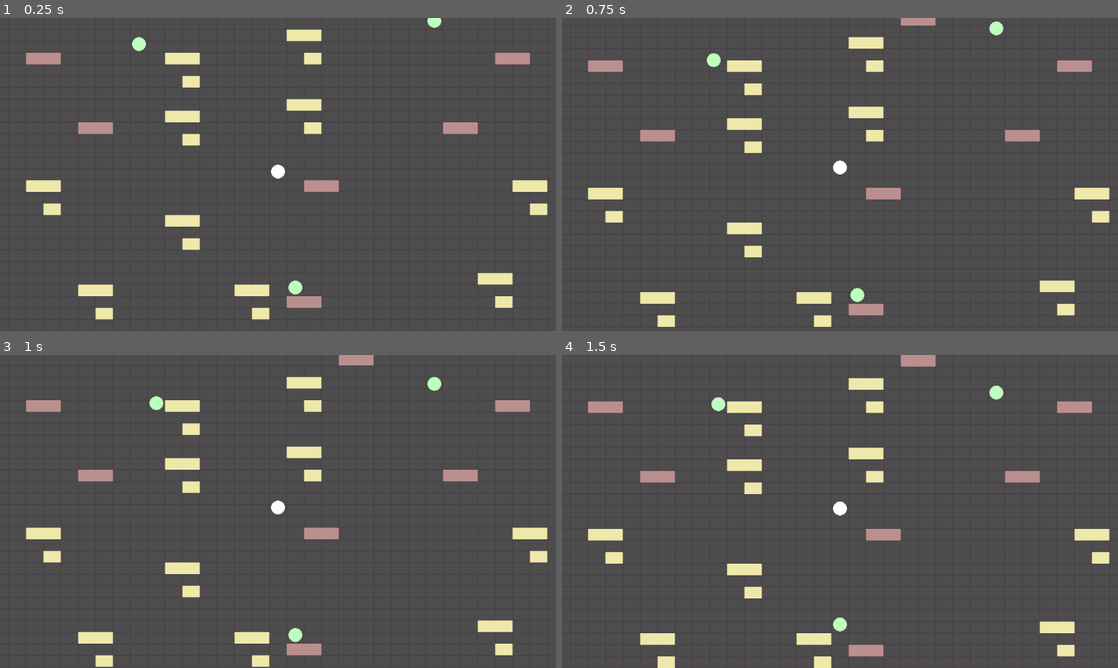
Above: before the commit, frames 1-4 (two rows, left to right).
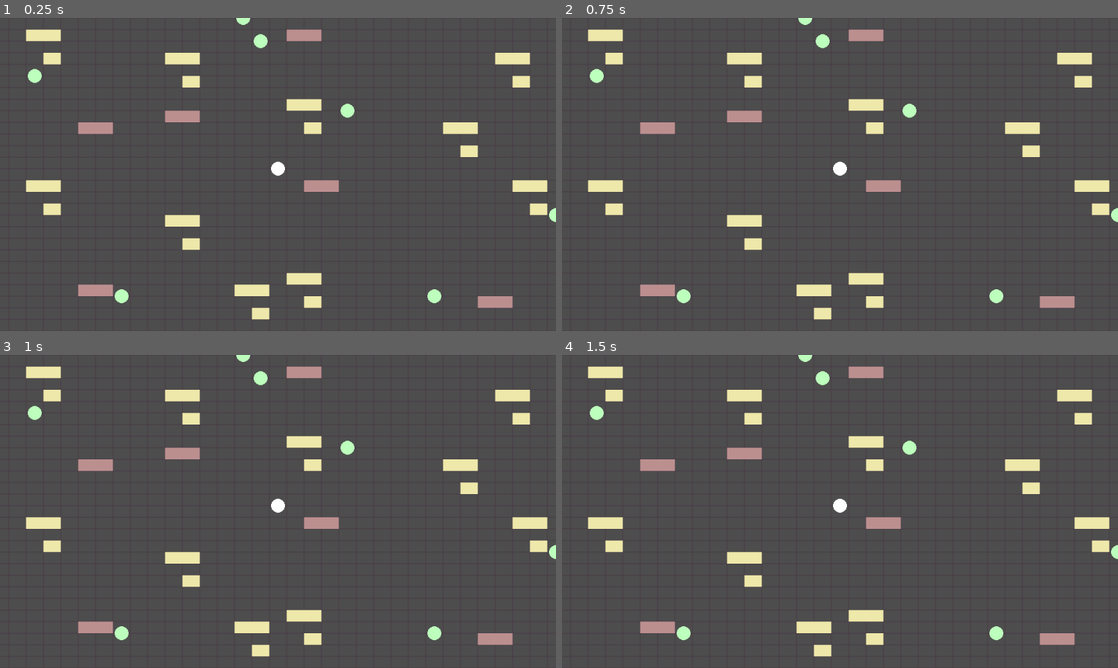
Above: after the commit, the same moments.

Repository: razcore-rad/godot-munchit
Game: Godot game, scene res://main.tscn
Same seed, same stepped clock (60 frames per second), same inputs: the game is played once before the commit and once after it.
Inputs (mouse positions are in pixels of both pictures, inside the frame that each line leads up to):
- Up to frame 1 (0.25 s): no input
- Up to frame 2 (0.75 s): tap Enter at 0.5 s; move the mouse to (840, 161) at 0.52 s; press the mouse at (840, 161) at 0.53 s
- Up to frame 3 (1 s): no input
- Up to frame 4 (1.5 s): move the mouse to (728, 527) at 1.27 s; release the mouse at (728, 527) at 1.28 s; click (728, 527) at 1.35 s

The runs differ from the first frame. In frame 1, 4.2% of the frame differs, in the area x 4-100%, y 0-97%; in frame 2, 8.8%; in frame 3, 11%; in frame 4, 11%, in the area x 4-100%, y 0-100%.

Commit message:
improvement: replace move-collision detection with `TileMapLayer` tile-type detection

Diff:
--- a/blackboard.gd
+++ b/blackboard.gd
@@ -1,3 +1,49 @@
 class_name Blackboard
 
+const TILE_SET := preload("res://tilemap/tile_set.tres")
+const INVALID_ATLAS_COORD := -1 * Vector2i.ONE
+const INVALID_MAP_COORD := Vector2i.MIN
+
+static var obstacles := []
+static var sectors := {}
+static var enemies := {}
+static var half_tile_size := TILE_SET.tile_size / 2
+
+static var sector_tile_map_layer: TileMapLayer = null
 static var player: Player2D = null
+
+
+static func _static_init() -> void:
+	for index: int in range(TILE_SET.get_source_count()):
+		var source: TileSetAtlasSource = TILE_SET.get_source(index)
+		obstacles.assign(
+			(
+				range(source.get_tiles_count())
+				. map(func(i: int) -> Vector2i: return source.get_tile_id(i))
+				. slice(1)
+			)
+		)
+
+
+static func get_tile_map_layer(at: Vector2) -> TileMapLayer:
+	var coord := sector_tile_map_layer.local_to_map(at)
+	return sectors.get(coord)
+
+
+static func get_tile_map_layer_local_to_map(at: Vector2) -> Vector2i:
+	var tile_map_layer := get_tile_map_layer(at)
+	return INVALID_ATLAS_COORD if tile_map_layer == null else tile_map_layer.local_to_map(at)
+
+
+static func get_tile_map_layer_cell_atlas_coords(at: Vector2) -> Vector2i:
+	var tile_map_layer := get_tile_map_layer(at)
+	return INVALID_ATLAS_COORD if tile_map_layer == null else tile_map_layer.get_cell_atlas_coords(tile_map_layer.local_to_map(at))
+
+
+static func is_tile_map_layer_obstacle(at: Vector2) -> bool:
+	var coords := get_tile_map_layer_cell_atlas_coords(at)
+	return coords == INVALID_ATLAS_COORD or coords in obstacles or at in enemies
+
+
+static func is_valid(v: Variant) -> bool:
+	return is_instance_valid(v) and not v.is_queued_for_deletion()
--- a/entities/enemy_2d.gd
+++ b/entities/enemy_2d.gd
@@ -1,4 +1,20 @@
 class_name Enemy2D extends Entity2D
+
+const MOVE_RANDOM_CHANCE := 0.2
+
+
+func _ready() -> void:
+	detect_area.connect("mouse_entered", _on_detect_area_mouse.bind(true))
+	detect_area.connect("mouse_exited", _on_detect_area_mouse.bind(false))
+
+	areas.position = position
+	move_area.visible = false
+
+	_toggle_area_shapes(move_area, {is_disabled = true})
+
+
+func _on_detect_area_mouse(has_entered: bool) -> void:
+	move_area.visible = has_entered
 
 
 func _get_sorted_move_choices(to: Vector2) -> Array[Vector2]:
@@ -10,11 +26,10 @@
 	)
 	move_choices.sort_custom(func(a: Dictionary, b: Dictionary) -> bool: return a.angle < b.angle)
 	result.assign(
-		(
-			move_choices
-			. filter(func(d: Dictionary) -> bool: return not d.cs.disabled)
-			. map(func(d: Dictionary) -> Vector2: return d.cs.position)
-		)
+		move_choices
+		. filter(func(d: Dictionary) -> bool:
+			return not Blackboard.is_tile_map_layer_obstacle(d.cs.global_position))
+		. map(func(d: Dictionary) -> Vector2: return d.cs.position)
 	)
 	return result
 
@@ -26,30 +41,37 @@
 	result.assign(
 		(
 			move_choices
-			. filter(func(cs: CollisionShape2D) -> bool: return not cs.disabled)
+			. filter(func(cs: CollisionShape2D) -> bool:
+				return not Blackboard.is_tile_map_layer_obstacle(cs.global_position))
 			. map(func(cs: CollisionShape2D) -> Vector2: return cs.position)
 		)
 	)
 	return result
 
 
-func _move(is_random := false) -> void:
-	var tween := create_tween()
-	var positions := (
+func _move() -> void:
+	var is_random := randf() < MOVE_RANDOM_CHANCE
+	var target_positions := (
 		_get_random_move_choices()
 		if is_random
 		else _get_sorted_move_choices(Blackboard.player.position)
 	)
-	for target: Vector2 in positions:
-		tween.tween_property(self, "position", target, 0.25).as_relative()
+
+	for target_position: Vector2 in target_positions:
+		Blackboard.enemies.erase(position)
+		Blackboard.enemies[target_position] = null
+
+		var tween := create_tween()
+		areas.position = to_global(target_position).snapped(Blackboard.half_tile_size)
+		var tweener := tween.tween_property(self, "position", target_position, 0.1).as_relative()
+		if is_random:
+			tweener.from(position.snapped(Blackboard.half_tile_size))
 		break
-	await tween.finished
+	await skip_process_frames()
 
 
 func start_turn() -> void:
 	super()
-	await _move()
-	for area: Area2D in detect_area.get_overlapping_areas():
-		if _is_my_turn and area.is_in_group("player"):
-			await _move(true)
+	if Blackboard.is_valid(Blackboard.player):
+		await _move()
 	turn_finished.emit()
--- a/entities/enemy_2d.tscn
+++ /dev/null
@@ -1,28 +0,0 @@
-[gd_scene load_steps=4 format=3 uid="uid://bgp7ukyuf5mtq"]
-
-[ext_resource type="PackedScene" uid="uid://b252do5nimfkg" path="res://entities/entity_2d.tscn" id="1_7eslj"]
-[ext_resource type="Script" path="res://entities/enemy_2d.gd" id="2_5j8vw"]
-
-[sub_resource type="RectangleShape2D" id="RectangleShape2D_jw2m4"]
-size = Vector2(26, 16)
-
-[node name="EnemyEntity2D" instance=ExtResource("1_7eslj")]
-script = ExtResource("2_5j8vw")
-
-[node name="DetectArea2D" parent="SkinMeshInstance2D" index="0" groups=["enemy"]]
-collision_layer = 2
-
-[node name="MoveArea2D" parent="." index="1" groups=["enemy"]]
-collision_mask = 6
-
-[node name="CollisionShape2D" type="CollisionShape2D" parent="MoveArea2D" index="0"]
-position = Vector2(-30, -20)
-shape = SubResource("RectangleShape2D_jw2m4")
-
-[node name="CollisionShape2D2" type="CollisionShape2D" parent="MoveArea2D" index="1"]
-position = Vector2(0, 40)
-shape = SubResource("RectangleShape2D_jw2m4")
-
-[node name="CollisionShape2D3" type="CollisionShape2D" parent="MoveArea2D" index="2"]
-position = Vector2(30, 20)
-shape = SubResource("RectangleShape2D_jw2m4")
--- /dev/null
+++ b/entities/enemy_2d_a.tscn
@@ -0,0 +1,35 @@
+[gd_scene load_steps=4 format=3 uid="uid://bgp7ukyuf5mtq"]
+
+[ext_resource type="PackedScene" uid="uid://b252do5nimfkg" path="res://entities/entity_2d.tscn" id="1_hexpc"]
+[ext_resource type="Script" path="res://entities/enemy_2d.gd" id="2_u2e1t"]
+
+[sub_resource type="RectangleShape2D" id="RectangleShape2D_w30c7"]
+size = Vector2(25, 15)
+
+[node name="EnemyEntity2D" instance=ExtResource("1_hexpc")]
+script = ExtResource("2_u2e1t")
+
+[node name="Areas2D" parent="." index="1"]
+top_level = true
+
+[node name="DetectArea2D" parent="Areas2D" index="0" groups=["enemy"]]
+collision_layer = 2
+collision_mask = 7
+
+[node name="MoveArea2D" parent="Areas2D" index="1" groups=["enemy"]]
+
+[node name="CollisionShape2D" type="CollisionShape2D" parent="Areas2D/MoveArea2D" index="0"]
+position = Vector2(0, -20)
+shape = SubResource("RectangleShape2D_w30c7")
+
+[node name="CollisionShape2D2" type="CollisionShape2D" parent="Areas2D/MoveArea2D" index="1"]
+position = Vector2(30, 0)
+shape = SubResource("RectangleShape2D_w30c7")
+
+[node name="CollisionShape2D3" type="CollisionShape2D" parent="Areas2D/MoveArea2D" index="2"]
+position = Vector2(-30, 0)
+shape = SubResource("RectangleShape2D_w30c7")
+
+[node name="CollisionShape2D4" type="CollisionShape2D" parent="Areas2D/MoveArea2D" index="3"]
+position = Vector2(0, 20)
+shape = SubResource("RectangleShape2D_w30c7")
--- /dev/null
+++ b/entities/enemy_2d_b.tscn
@@ -0,0 +1,31 @@
+[gd_scene load_steps=4 format=3 uid="uid://5n0tfoc3ta3v"]
+
+[ext_resource type="PackedScene" uid="uid://b252do5nimfkg" path="res://entities/entity_2d.tscn" id="1_4025a"]
+[ext_resource type="Script" path="res://entities/enemy_2d.gd" id="2_4eds2"]
+
+[sub_resource type="RectangleShape2D" id="RectangleShape2D_w30c7"]
+size = Vector2(25, 15)
+
+[node name="EnemyEntity2D" instance=ExtResource("1_4025a")]
+script = ExtResource("2_4eds2")
+
+[node name="Areas2D" parent="." index="1"]
+top_level = true
+
+[node name="DetectArea2D" parent="Areas2D" index="0" groups=["enemy"]]
+collision_layer = 2
+collision_mask = 7
+
+[node name="MoveArea2D" parent="Areas2D" index="1" groups=["enemy"]]
+
+[node name="CollisionShape2D" type="CollisionShape2D" parent="Areas2D/MoveArea2D" index="0"]
+position = Vector2(0, -40)
+shape = SubResource("RectangleShape2D_w30c7")
+
+[node name="CollisionShape2D2" type="CollisionShape2D" parent="Areas2D/MoveArea2D" index="1"]
+position = Vector2(30, 20)
+shape = SubResource("RectangleShape2D_w30c7")
+
+[node name="CollisionShape2D3" type="CollisionShape2D" parent="Areas2D/MoveArea2D" index="2"]
+position = Vector2(-30, 20)
+shape = SubResource("RectangleShape2D_w30c7")
--- a/entities/entity_2d.gd
+++ b/entities/entity_2d.gd
@@ -4,19 +4,9 @@
 
 var _is_my_turn := false
 
+@onready var areas: Node2D = %Areas2D
 @onready var detect_area: Area2D = %DetectArea2D
 @onready var move_area: Area2D = %MoveArea2D
-
-
-func _ready() -> void:
-	move_area.connect("body_shape_entered", _on_move_area_body_shape_entered)
-
-
-func _on_move_area_body_shape_entered(
-	_body_rid: RID, _body: Node2D, _body_shape_index: int, local_shape_index: int
-) -> void:
-	var collision_shape: CollisionShape2D = move_area.shape_owner_get_owner(local_shape_index)
-	collision_shape.set_deferred("disabled", true)
 
 
 func _toggle_area_shapes(area: Area2D, info := {}) -> void:
@@ -27,9 +17,9 @@
 		)
 
 
-func _enable_move_area_collision_shapes() -> void:
-	for collision_shape: CollisionShape2D in move_area.get_children():
-		collision_shape.disabled = false
+func skip_process_frames(n: int = 2) -> void:
+	for _i in range(n):
+		await get_tree().process_frame
 
 
 func start_turn() -> void:
@@ -38,4 +28,3 @@
 
 func end_turn() -> void:
 	_is_my_turn = false
-	_toggle_area_shapes(move_area, {is_disabled = false})
--- a/entities/entity_2d.tscn
+++ b/entities/entity_2d.tscn
@@ -9,25 +9,26 @@
 rings = 8
 
 [sub_resource type="RectangleShape2D" id="RectangleShape2D_5mqu2"]
-size = Vector2(15, 10)
+size = Vector2(25, 15)
 
 [node name="Entity2D" type="Node2D"]
 script = ExtResource("1_mwb1m")
 
 [node name="SkinMeshInstance2D" type="MeshInstance2D" parent="."]
-position = Vector2(0, -5)
+position = Vector2(0, -10)
 mesh = SubResource("SphereMesh_7kebq")
 
-[node name="DetectArea2D" type="Area2D" parent="SkinMeshInstance2D"]
+[node name="Areas2D" type="Node2D" parent="."]
 unique_name_in_owner = true
-collision_layer = 0
 
-[node name="CollisionShape2D" type="CollisionShape2D" parent="SkinMeshInstance2D/DetectArea2D"]
-position = Vector2(0, 6)
+[node name="DetectArea2D" type="Area2D" parent="Areas2D"]
+unique_name_in_owner = true
+
+[node name="CollisionShape2D" type="CollisionShape2D" parent="Areas2D/DetectArea2D"]
 shape = SubResource("RectangleShape2D_5mqu2")
 debug_color = Color(0.838982, 0.384625, 0, 0.42)
 
-[node name="MoveArea2D" type="Area2D" parent="."]
+[node name="MoveArea2D" type="Area2D" parent="Areas2D"]
 unique_name_in_owner = true
 collision_layer = 256
 collision_mask = 7
--- a/entities/player_2d.gd
+++ b/entities/player_2d.gd
@@ -2,8 +2,26 @@
 
 
 func _ready() -> void:
-	super()
-	move_area.connect("input_event", _on_move_area_input_event)
+	detect_area.connect("area_entered", _on_detect_area_area_entered)
+	detect_area.connect("input_event", _on_detect_area_input_event)
+	_connect_move_area()
+
+
+func _on_detect_area_input_event(_viewport: Node, event: InputEvent, _shape_idx: int) -> void:
+	if event.is_action_pressed("left_click"):
+		turn_finished.emit()
+
+
+func _on_detect_area_area_entered(area: Area2D) -> void:
+	if not _is_my_turn and area.is_in_group("enemy"):
+		queue_free()
+
+
+func _on_move_area_body_shape_entered(
+	_body_rid: RID, _body: Node2D, _body_shape_index: int, local_shape_index: int
+) -> void:
+	var collision_shape: CollisionShape2D = move_area.shape_owner_get_owner(local_shape_index)
+	collision_shape.set_deferred("disabled", true)
 
 
 func _on_move_area_input_event(_viewport: Node, event: InputEvent, shape_index: int) -> void:
@@ -11,11 +29,8 @@
 		var collision_shape: CollisionShape2D = move_area.shape_owner_get_owner(shape_index)
 		position += collision_shape.position
 
-		await get_tree().process_frame
-		await get_tree().process_frame
-
-		var overlapping_areas := detect_area.get_overlapping_areas()
-		for area: Area2D in overlapping_areas:
+		await skip_process_frames()
+		for area: Area2D in detect_area.get_overlapping_areas():
 			if area.is_in_group("enemy"):
 				var enemy: Enemy2D = area.owner
 				_update_move_area(enemy.move_area.duplicate())
@@ -35,7 +50,14 @@
 	move_area.queue_free()
 	add_child.call_deferred(new_move_area)
 	move_area = new_move_area
+	move_area.visible = true
 
 	move_area.set_deferred("collision_layer", collision_layer)
 	move_area.set_deferred("collision_mask", collision_mask)
+	_toggle_area_shapes(move_area, {is_disabled = false})
 	_connect_move_area()
+
+
+func end_turn() -> void:
+	_toggle_area_shapes(move_area, {is_disabled = false})
+	super()
--- a/entities/player_2d.tscn
+++ b/entities/player_2d.tscn
@@ -3,31 +3,38 @@
 [ext_resource type="PackedScene" uid="uid://b252do5nimfkg" path="res://entities/entity_2d.tscn" id="1_e3jcg"]
 [ext_resource type="Script" path="res://entities/player_2d.gd" id="2_d65nd"]
 
-[sub_resource type="RectangleShape2D" id="RectangleShape2D_itrwg"]
-size = Vector2(26, 16)
+[sub_resource type="RectangleShape2D" id="RectangleShape2D_pvjqh"]
+size = Vector2(25, 15)
 
 [node name="PlayerEntity2D" instance=ExtResource("1_e3jcg")]
 script = ExtResource("2_d65nd")
 
-[node name="DetectArea2D" parent="SkinMeshInstance2D" index="0" groups=["player"]]
-collision_layer = 1
-collision_mask = 2
+[node name="DetectArea2D" parent="Areas2D" index="0" groups=["player"]]
+collision_mask = 6
 
-[node name="MoveArea2D" parent="." index="1" groups=["player"]]
-collision_mask = 4
+[node name="MoveArea2D" parent="Areas2D" index="1" groups=["player"]]
+collision_mask = 6
 
-[node name="CollisionShape2D" type="CollisionShape2D" parent="MoveArea2D" index="0"]
-position = Vector2(0, -20)
-shape = SubResource("RectangleShape2D_itrwg")
+[node name="CollisionShape2D" type="CollisionShape2D" parent="Areas2D/MoveArea2D" index="0"]
+position = Vector2(-30, -20)
+shape = SubResource("RectangleShape2D_pvjqh")
 
-[node name="CollisionShape2D2" type="CollisionShape2D" parent="MoveArea2D" index="1"]
+[node name="CollisionShape2D2" type="CollisionShape2D" parent="Areas2D/MoveArea2D" index="1"]
+position = Vector2(0, -40)
+shape = SubResource("RectangleShape2D_pvjqh")
+
+[node name="CollisionShape2D3" type="CollisionShape2D" parent="Areas2D/MoveArea2D" index="2"]
 position = Vector2(30, 0)
-shape = SubResource("RectangleShape2D_itrwg")
+shape = SubResource("RectangleShape2D_pvjqh")
 
-[node name="CollisionShape2D3" type="CollisionShape2D" parent="MoveArea2D" index="2"]
+[node name="CollisionShape2D4" type="CollisionShape2D" parent="Areas2D/MoveArea2D" index="3"]
+position = Vector2(30, 20)
+shape = SubResource("RectangleShape2D_pvjqh")
+
+[node name="CollisionShape2D5" type="CollisionShape2D" parent="Areas2D/MoveArea2D" index="4"]
+position = Vector2(0, 40)
+shape = SubResource("RectangleShape2D_pvjqh")
+
+[node name="CollisionShape2D6" type="CollisionShape2D" parent="Areas2D/MoveArea2D" index="5"]
 position = Vector2(-30, 20)
-shape = SubResource("RectangleShape2D_itrwg")
-
-[node name="CollisionShape2D4" type="CollisionShape2D" parent="MoveArea2D" index="3"]
-position = Vector2(-30, -20)
-shape = SubResource("RectangleShape2D_itrwg")
+shape = SubResource("RectangleShape2D_pvjqh")
--- a/main.gd
+++ b/main.gd
@@ -3,17 +3,18 @@
 @export var start_seed := "world"
 @export var blue_noise_tile_size := Vector2i(8, 7)
 
-const Enemy2DPackedScene := preload("res://entities/enemy_2d.tscn")
 const TileMapLayerPackedScene := preload("res://tilemap/tile_map_layer.tscn")
 
-const TILE_SET := preload("res://tilemap/tile_set.tres")
+const ENEMY_SPAN := Vector2i(3, 7)
+const ENEMY_FILE_PATHS: Array[String] = [
+	"res://entities/enemy_2d_a.tscn", "res://entities/enemy_2d_b.tscn"
+]
 
 var _sector_size: Vector2i = Vector2i.ZERO
 var _obstacle_patterns: Array[TileMapPattern] = []
 
 var _rng := RandomNumberGenerator.new()
 var _sector_offset_span := range(-1, 2)
-var _sectors := {}
 
 @onready var enemies: Node2D = %Enemies2D
 @onready var player: Player2D = %Player2D
@@ -24,19 +25,19 @@
 
 func _ready() -> void:
 	_sector_size = sector_tile_map_layer.tile_set.tile_size
-	for index: int in range(TILE_SET.get_patterns_count()):
-		_obstacle_patterns.push_back(TILE_SET.get_pattern(index))
+	for index: int in range(Blackboard.TILE_SET.get_patterns_count()):
+		_obstacle_patterns.push_back(Blackboard.TILE_SET.get_pattern(index))
 
 	seed(hash(start_seed))
 	player.move_area.connect("input_event", _on_player_move_area_input_event)
 
+	Blackboard.sector_tile_map_layer = sector_tile_map_layer
 	Blackboard.player = player
 
 	for sector_x: int in _sector_offset_span:
 		for sector_y: int in _sector_offset_span:
-			_generate_sector(Vector2i(sector_x, sector_y))
-
-	_generate_enemies(_sectors[Vector2i.ZERO])
+			var tile_map_layer := _generate_sector(Vector2i(sector_x, sector_y))
+			_generate_enemies(tile_map_layer)
 	_start_turn_based_loop()
 
 
@@ -46,23 +47,24 @@
 	const DISTANCE_SQUARED_CHECK := 2
 	if event.is_action_pressed("left_click"):
 		var _sector_player_position := sector_tile_map_layer.local_to_map(player.position)
-		for sector_offset: Vector2i in _sectors:
+		for sector_offset: Vector2i in Blackboard.sectors:
 			if _sector_player_position.distance_squared_to(sector_offset) > DISTANCE_SQUARED_CHECK:
-				_sectors[sector_offset].queue_free()
-				_sectors.erase(sector_offset)
+				Blackboard.sectors[sector_offset].queue_free()
+				Blackboard.sectors.erase(sector_offset)
 
 		for sector_offset: Vector2i in _get_neighbor_sector_coords(_sector_player_position):
-			_generate_sector(sector_offset)
+			var tile_map_layer := _generate_sector(sector_offset)
+			_generate_enemies(tile_map_layer)
 
 
-func _generate_sector(offset: Vector2i) -> void:
-	if offset in _sectors:
-		return
+func _generate_sector(offset: Vector2i) -> TileMapLayer:
+	if offset in Blackboard.sectors:
+		return null
 
 	_rng.seed = hash("%s_%d_%d" % [start_seed, offset.x, offset.y])
 	var tile_map_layer: TileMapLayer = TileMapLayerPackedScene.instantiate()
 	tile_maps.add_child(tile_map_layer)
-	_sectors[offset] = tile_map_layer
+	Blackboard.sectors[offset] = tile_map_layer
 
 	tile_map_layer.position = _sector_size * offset
 	var tile_map_size := tile_map_layer.get_used_rect().size
@@ -76,12 +78,25 @@
 				y + _rng.randi_range(0, blue_noise_tile_size.y - pattern_tile_size.y - 1),
 			)
 			tile_map_layer.set_pattern(blue_noise_tile_position, pattern)
+	return tile_map_layer
+
+
+func _add_enemy(enemy_position: Vector2, file_path := "") -> void:
+	if file_path.is_empty():
+		file_path = ENEMY_FILE_PATHS.pick_random()
+	var enemy: Enemy2D = load(file_path).instantiate()
+	enemy.position = enemy_position
+	enemies.add_child(enemy)
+	Blackboard.enemies[enemy.position] = null
 
 
 func _generate_enemies(tile_map_layer: TileMapLayer) -> void:
+	if tile_map_layer == null:
+		return
+
 	var available_coords := tile_map_layer.get_used_cells()
-	for index: int in range(TILE_SET.get_source_count()):
-		var tile_map_source: TileSetAtlasSource = TILE_SET.get_source(index)
+	for index: int in range(Blackboard.TILE_SET.get_source_count()):
+		var tile_map_source: TileSetAtlasSource = Blackboard.TILE_SET.get_source(index)
 		var atlast_grid_size := tile_map_source.get_atlas_grid_size()
 		for atlas_x: int in range(atlast_grid_size.x):
 			for atlas_y: int in range(atlast_grid_size.y):
@@ -90,11 +105,10 @@
 					for coord: Vector2i in tile_map_layer.get_used_cells_by_id(index, atlas_coords):
 						available_coords.erase(coord)
 
-	for index: int in range(3):
+	for _i: int in range(randi_range(ENEMY_SPAN.x, ENEMY_SPAN.y)):
 		var coord: Vector2i = available_coords.pick_random()
-		var enemy := Enemy2DPackedScene.instantiate()
-		enemies.add_child(enemy)
-		enemy.position = tile_map_layer.map_to_local(coord)
+		var enemy_position := tile_map_layer.to_global(tile_map_layer.map_to_local(coord))
+		_add_enemy(enemy_position)
 		available_coords.erase(coord)
 
 
@@ -107,19 +121,27 @@
 
 
 func _get_entities() -> Array[Entity2D]:
+	const DISTANCE_SQUARED_CHECK := 200 ** 2
 	var result: Array[Entity2D] = []
-	result.push_back(player)
-	result.append_array(enemies.get_children())
+	if Blackboard.is_valid(player):
+		result.push_back(player)
+		result.append_array(enemies.get_children().filter(
+			func(e: Enemy2D) -> bool:
+				return e.position.distance_squared_to(player.position) < DISTANCE_SQUARED_CHECK
+		))
 	return result
 
 
 func _start_turn_based_loop() -> void:
 	while true:
 		var entities := _get_entities()
+		if entities.is_empty():
+			break
+
 		for entity: Entity2D in entities:
-			if not is_instance_valid(entity) or entity.is_queued_for_deletion():
+			if not Blackboard.is_valid(entity):
 				continue
 
 			entity.start_turn()
 			await entity.turn_finished
-			entity.end_turn()
+			await entity.end_turn()
--- a/main.tscn
+++ b/main.tscn
@@ -11,7 +11,6 @@
 
 [node name="SectorTileMapLayer" type="TileMapLayer" parent="."]
 unique_name_in_owner = true
-visible = false
 enabled = false
 tile_set = SubResource("TileSet_b0o41")
 
